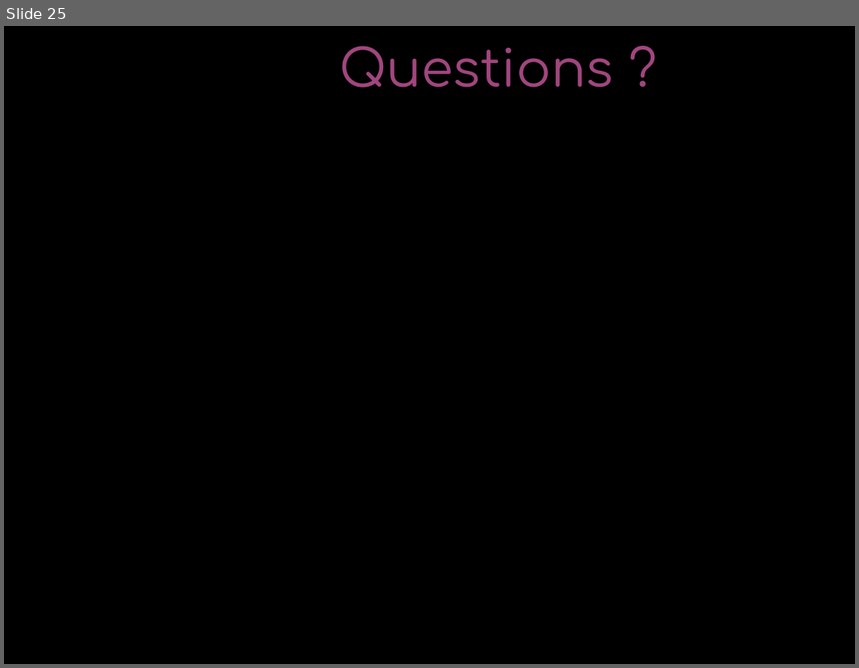
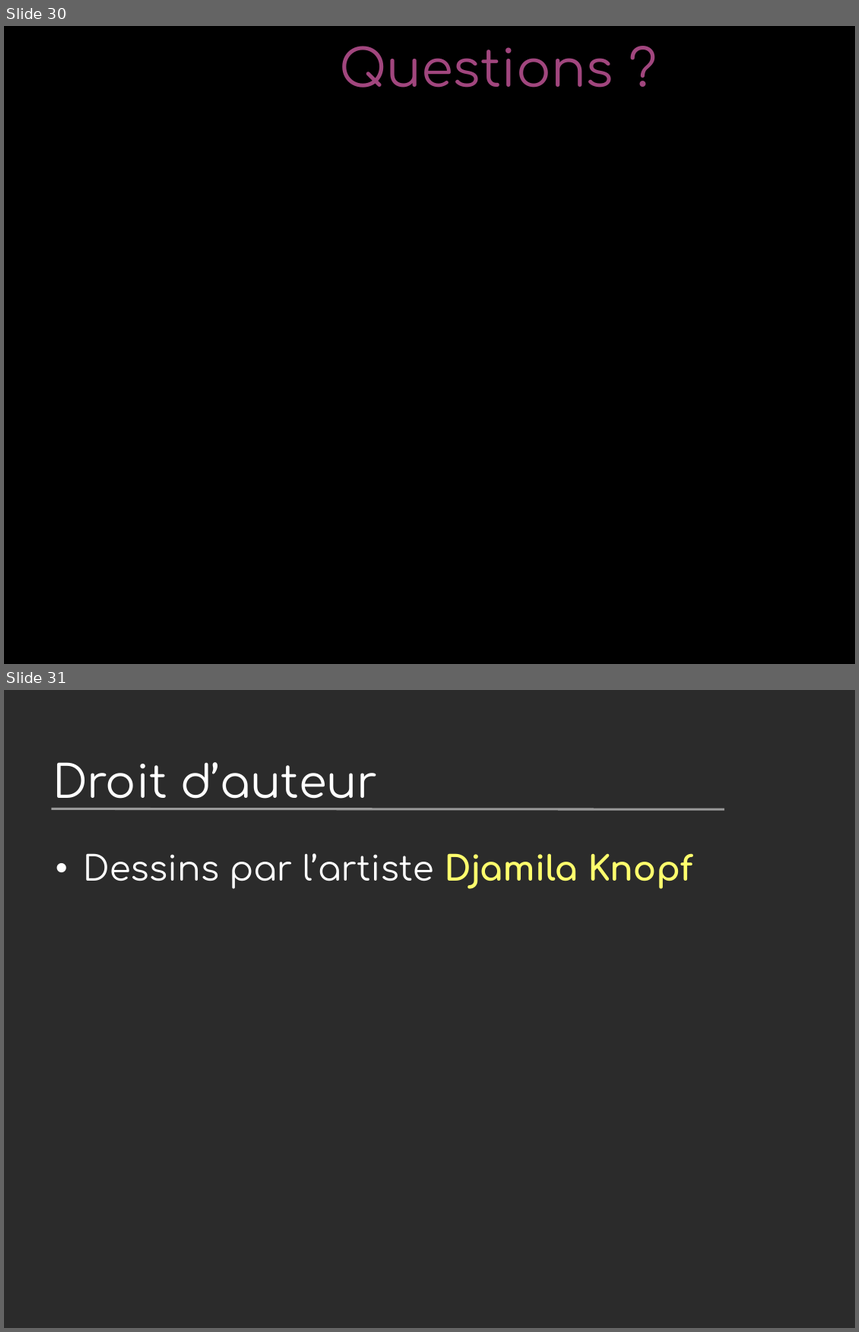
Before and after one commit to vstinner/talks, a slide deck: 2024-PyconFR/nouveautes_python3.13.odp. Shown one above the other, each under a label of ours: slide 25 before the commit, slides 30 and 31 after it. The pictures are 859x668 and 859x1332 pixels, drawn with LibreOffice and Linux fonts; fonts in the diff are those of the drawing; background and template pictures are left out; a plain dark background stands for a picture behind light text. Boxes give left, top, right and bottom in pixels: in the first picture for what was removed or moved away, otherwise in the second. Text is boxed around its words. In the diff, an @@ line names an element or a change of style, - is before the commit and + after.

```diff
--- a/2024-PyconFR/nouveautes_python3.13.odp
+++ b/2024-PyconFR/nouveautes_python3.13.odp
@@ slide 31 added at [4, 690, 855, 1328], background picture (left out) @@
@@ title added at [53, 762, 378, 809], 42 pt, text #FFFFFF @@
+Droit d’auteur
@@ line added from (51, 809) to (724, 810), #999999 2.15 pt @@
@@ text added at [83, 853, 693, 889], 32 pt, text #FFFFFF @@
+• Dessins par l’artiste Djamila Knopf
@@ what was slide 25 is now slide 30 @@
```
Also in this commit, not shown: 9 slides changed, 5 other slides added.
